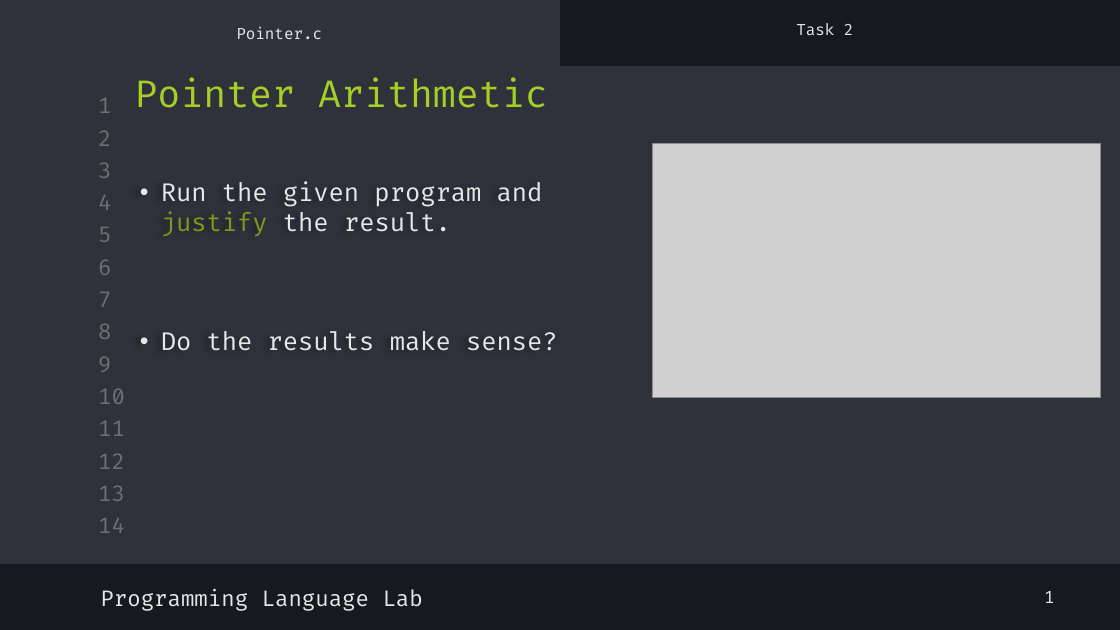
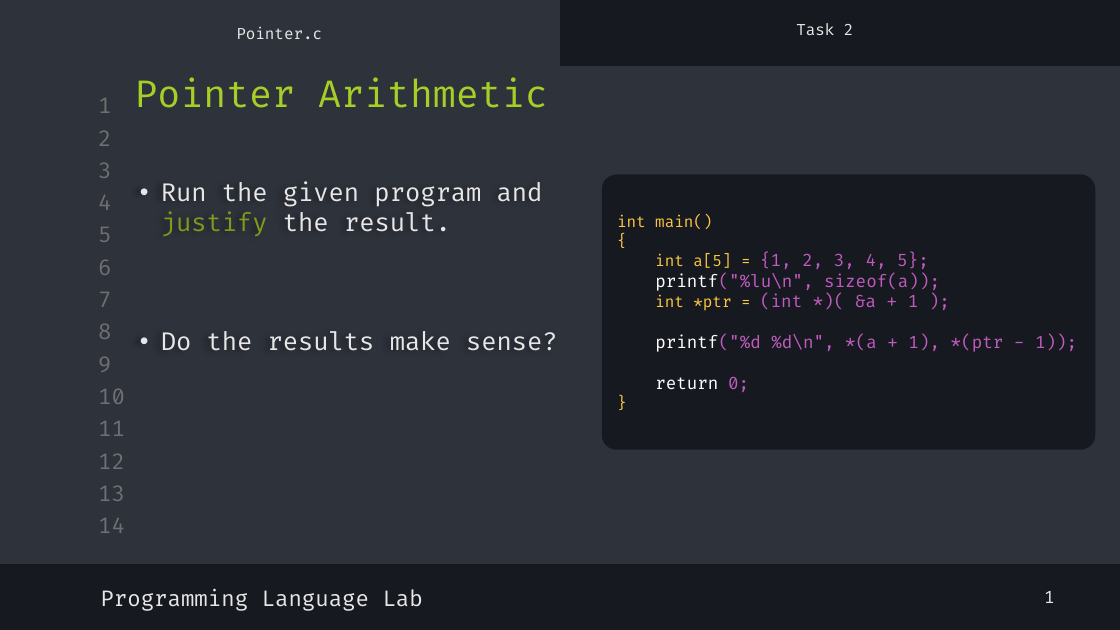
Before and after one commit to shayan-naghizadeh/C-Lab-AUT, a slide deck: slide 7 of slides/8.Pointer_1/Pointer_1.pptx. Drawn at 1120x630 pixels with LibreOffice and Linux fonts; fonts in the diff are those of the drawing; grey boxes stand for pictures. Boxes give left, top, right and bottom in pixels: in the first picture for what was removed or moved away, otherwise in the second. Text is boxed around its words. In the diff, an @@ line names an element or a change of style, - is before the commit and + after.

```diff
--- a/slides/8.Pointer_1/Pointer_1.pptx
+++ b/slides/8.Pointer_1/Pointer_1.pptx
@@ picture removed at <box>653,143,1101,398</box> @@
@@ rounded rectangle added at <box>601,175,1095,450</box>, fill #16191F, 11 pt, text #C15BC1 @@
+int main()
+{
+int a[5] = {1, 2, 3, 4, 5};
+printf("%lu\n", sizeof(a));
+int *ptr = (int *)( &a + 1 );
+printf("%d %d\n", *(a + 1), *(ptr - 1));
+return 0;
+}
```
Also in this commit, not shown: 3 other slides changed.
